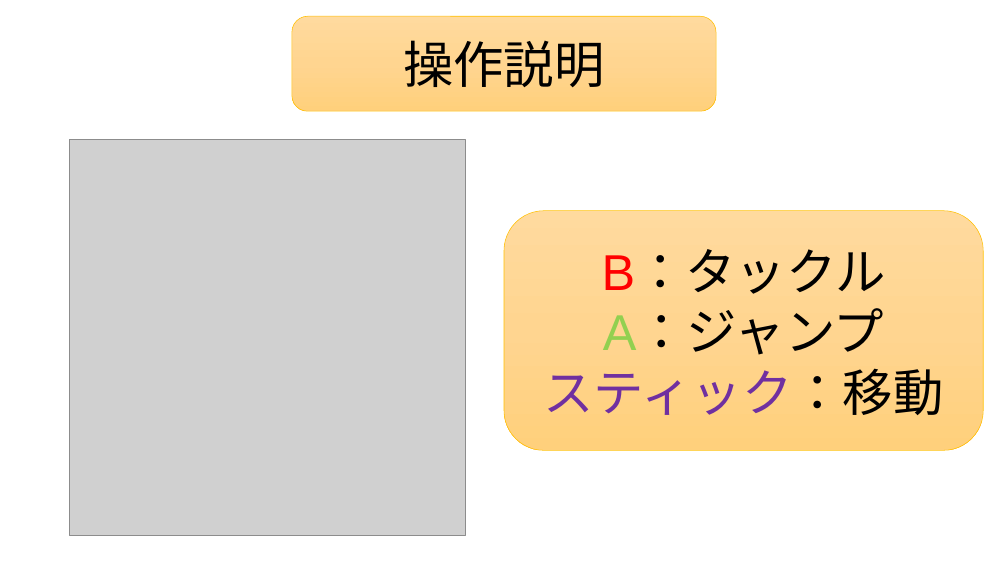
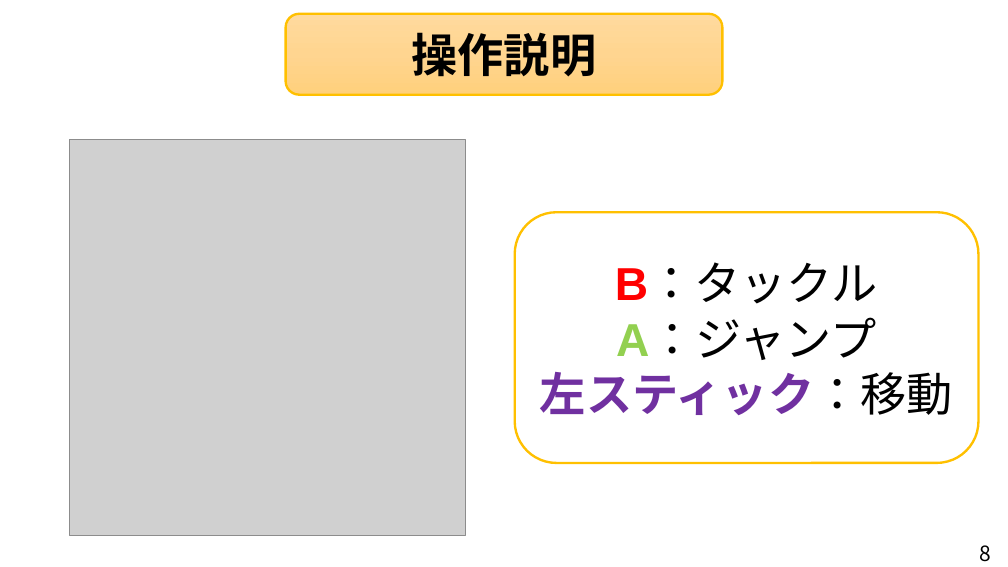
Before and after one commit to Nishin3614/ClimbBuys, a slide deck: slide 8 of チームC企画書.pptx (slide 10 before the commit). Drawn at 1008x567 pixels with LibreOffice and Linux fonts; fonts in the diff are those of the drawing; grey boxes stand for pictures; background and template pictures are left out. Boxes give left, top, right and bottom in pixels: in the first picture for what was removed or moved away, otherwise in the second. Text is boxed around its words. In the diff, an @@ line names an element or a change of style, - is before the commit and + after.

```diff
--- a/チームC企画書.pptx
+++ b/チームC企画書.pptx
@@ rounded rectangle "操作説明": place and size @@
-rounded rectangle "操作説明" at <box>292,16,716,111</box>
+rounded rectangle "操作説明" at <box>286,14,723,95</box>
@@ rounded rectangle "操作説明" at <box>286,14,723,95</box>: size 48 to 44 pt, bold on; outline #FFC000 0.5 pt to #FFC000 2.25 pt @@
@@ rounded rectangle "B：タックル": place and size @@
-rounded rectangle "B：タックル" at <box>504,211,984,451</box>
+rounded rectangle "B：タックル" at <box>515,212,979,464</box>
@@ rounded rectangle "B：タックル" at <box>515,212,979,464</box>: fill gradient #FFDB9E to #FFD590 to #FFD07C to #FFFFFF at 65% opacity; outline #FFC000 0.5 pt to #FFC000 2.25 pt @@
@@ text in rounded rectangle at <box>615,264,878,360</box>: size 48 to 44 pt, bold on in "B：タックル", "A：ジャンプ" @@
@@ text in rounded rectangle at <box>540,372,953,415</box>: text changed; size 48 to 44 pt; bold on @@
-スティック：移動
+左スティック：移動
@@ text added at <box>979,545,991,562</box>, 20 pt, text #000000 @@
+8
```
Also in this commit, not shown: 6 other slides changed, 1 slide added, 3 slides removed, 1 other file.
